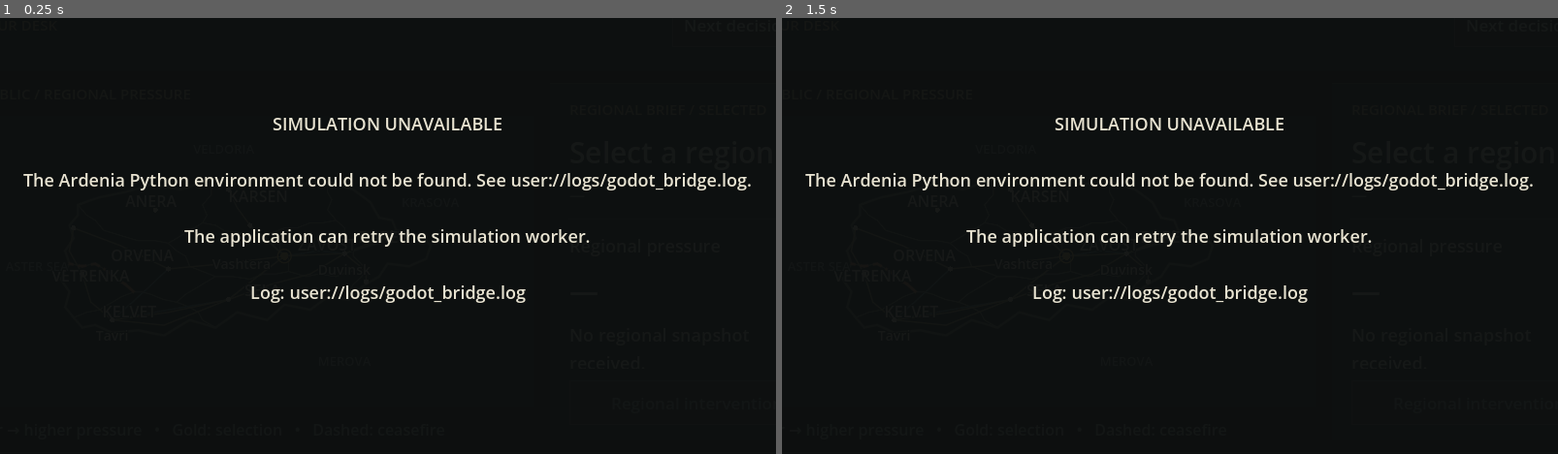
Above: before the commit, frames 1-2 (left to right).
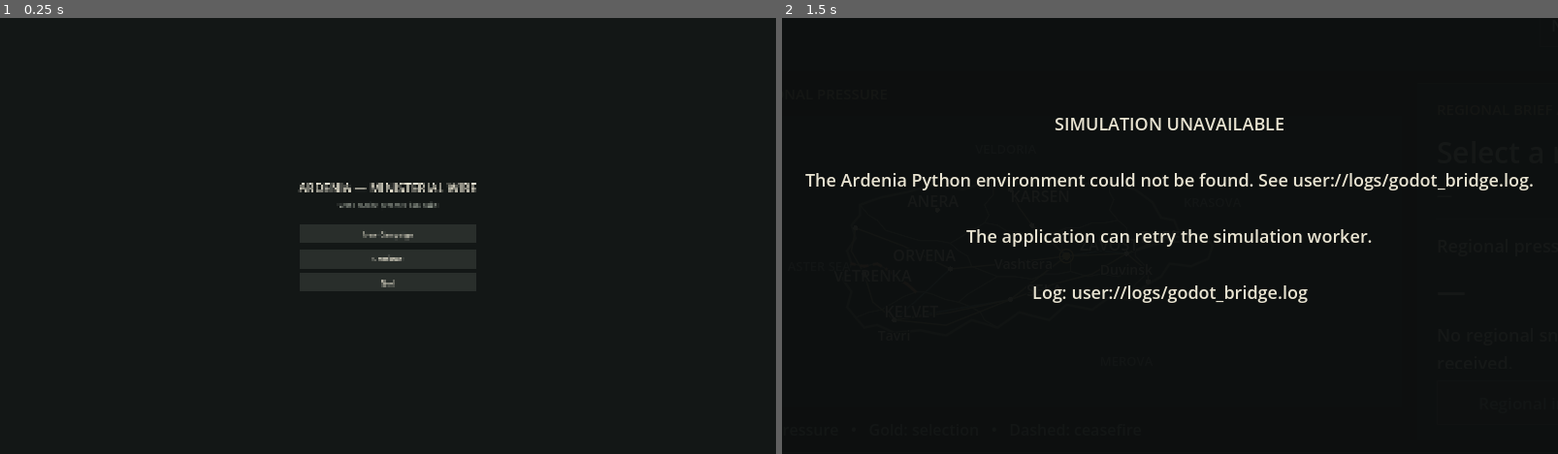
Above: after the commit, the same moments.

Repository: RatiOni/Political-Sim-Game
Game: Godot game, scene res://scenes/menu.tscn
Same seed, same stepped clock (60 frames per second), same inputs: the game is played once before the commit and once after it. Before the commit the project starts from res://scenes/main.tscn.
Inputs (mouse positions are in pixels of both pictures, inside the frame that each line leads up to):
- Up to frame 1 (0.25 s): no input
- Up to frame 2 (1.5 s): click (1170, 236) at 0.5 s, where only the run after the commit has a clickable "New Campaign"; click (1526, 22) at 1.25 s, where only the run before the commit has a clickable "Next decision N"

The runs differ from the first frame. In frame 1, 5.5% of the frame differs, in the area x 3-97%, y 22-66%; in frame 2, less than 0.1%.

Commit message:
feat(godot): add a main menu and visible save/load controls
Closes the gap between the G1 vertical slice and something a player can
actually launch and use: a New Campaign / Continue / Quit menu (run/main_scene),
plus Save/Load buttons in the header (previously F5/F9-only). Continue reuses
the existing bridge-recovery fallback to start fresh when no save exists yet.
Headless scene-test suite unaffected: 10/10 pass.

Diff:
--- a/godot/project.godot
+++ b/godot/project.godot
@@ -11,12 +11,13 @@
 [application]
 
 config/name="Ardenia — Ministerial Wire"
-run/main_scene="res://scenes/main.tscn"
+run/main_scene="res://scenes/menu.tscn"
 config/features=PackedStringArray("4.7")
 
 [autoload]
 
 SimulationBridge="*res://scripts/bridge/simulation_bridge.gd"
+GameFlow="*res://scripts/game_flow.gd"
 
 [display]
 
--- a/godot/scenes/main.tscn
+++ b/godot/scenes/main.tscn
@@ -108,6 +108,22 @@
 theme_type_variation = &"Section"
 text = "STATIC PREVIEW"
 
+[node name="SaveButton" type="Button" parent="Margin/Layout/Header"]
+custom_minimum_size = Vector2(72, 44)
+layout_mode = 2
+size_flags_vertical = 4
+disabled = true
+text = "Save"
+tooltip_text = "F5"
+
+[node name="LoadButton" type="Button" parent="Margin/Layout/Header"]
+custom_minimum_size = Vector2(72, 44)
+layout_mode = 2
+size_flags_vertical = 4
+disabled = true
+text = "Load"
+tooltip_text = "F9"
+
 [node name="DecisionRail" type="PanelContainer" parent="Margin/Layout"]
 layout_mode = 2
 
--- /dev/null
+++ b/godot/scenes/menu.tscn
@@ -0,0 +1,55 @@
+[gd_scene load_steps=3 format=3]
+
+[ext_resource type="Script" path="res://scripts/menu.gd" id="1"]
+[ext_resource type="Theme" path="res://theme/ardenia_theme.tres" id="2"]
+
+[node name="Menu" type="PanelContainer"]
+anchors_preset = 15
+anchor_right = 1.0
+anchor_bottom = 1.0
+grow_horizontal = 2
+grow_vertical = 2
+theme = ExtResource("2")
+theme_type_variation = &"App"
+script = ExtResource("1")
+
+[node name="Center" type="CenterContainer" parent="."]
+layout_mode = 2
+
+[node name="Layout" type="VBoxContainer" parent="Center"]
+layout_mode = 2
+theme_override_constants/separation = 12
+
+[node name="Title" type="Label" parent="Center/Layout"]
+layout_mode = 2
+theme_type_variation = &"Title"
+text = "ARDENIA — MINISTERIAL WIRE"
+horizontal_alignment = 1
+
+[node name="Subtitle" type="Label" parent="Center/Layout"]
+layout_mode = 2
+theme_type_variation = &"Muted"
+text = "Vertical-slice presentation build"
+horizontal_alignment = 1
+
+[node name="Spacer" type="Control" parent="Center/Layout"]
+custom_minimum_size = Vector2(0, 12)
+layout_mode = 2
+
+[node name="NewCampaignButton" type="Button" parent="Center/Layout"]
+unique_name_in_owner = true
+custom_minimum_size = Vector2(280, 48)
+layout_mode = 2
+text = "New Campaign"
+
+[node name="ContinueButton" type="Button" parent="Center/Layout"]
+unique_name_in_owner = true
+custom_minimum_size = Vector2(280, 48)
+layout_mode = 2
+text = "Continue"
+
+[node name="QuitButton" type="Button" parent="Center/Layout"]
+unique_name_in_owner = true
+custom_minimum_size = Vector2(280, 48)
+layout_mode = 2
+text = "Quit"
--- a/godot/scripts/app.gd
+++ b/godot/scripts/app.gd
@@ -32,7 +32,16 @@
 		_bridge = get_node("/root/SimulationBridge")
 	_bridge.connect("response_received", _on_response_received)
 	_bridge.connect("bridge_failed", _on_bridge_failed)
-	_submit("new_campaign")
+	find_child("SaveButton").pressed.connect(func(): _submit("save", {"slot": SAVE_SLOT}))
+	find_child("LoadButton").pressed.connect(func(): _submit("load", {"slot": SAVE_SLOT}))
+	if GameFlow.start_mode == "continue":
+		# Reuses the bridge-recovery fallback: if this client has no save
+		# under SAVE_SLOT, the load fails and _on_response_received falls
+		# back to new_campaign instead of surfacing an error.
+		_recovering = true
+		_submit("load", {"slot": SAVE_SLOT})
+	else:
+		_submit("new_campaign")
 
 func _process(delta: float) -> void:
 	if _paused or _request_id != 0 or _bridge_dead or snapshot.is_empty():
@@ -222,6 +231,8 @@
 		button.disabled = not ready
 		button.button_pressed = index + 1 == _speed
 	%RegionBrief.find_child("RegionAction").disabled = not ready or _selected_objective_id.is_empty()
+	find_child("SaveButton").disabled = not ready
+	find_child("LoadButton").disabled = not ready
 
 func _set_status(message: String) -> void:
 	find_child("PreviewStatus").text = message
--- /dev/null
+++ b/godot/scripts/game_flow.gd
@@ -0,0 +1,7 @@
+extends Node
+
+## Autoload. Set by the main menu before switching to the campaign scene;
+## App reads it once in _ready() to decide whether to start fresh or load
+## the client's own save. Defaults to "new" so loading main.tscn directly
+## (the headless scene test does this, bypassing the menu) is unchanged.
+var start_mode := "new"
--- /dev/null
+++ b/godot/scripts/menu.gd
@@ -0,0 +1,21 @@
+extends PanelContainer
+
+func _ready() -> void:
+	%NewCampaignButton.pressed.connect(_new_campaign)
+	%ContinueButton.pressed.connect(_continue_campaign)
+	%QuitButton.pressed.connect(_quit)
+
+func _new_campaign() -> void:
+	GameFlow.start_mode = "new"
+	get_tree().change_scene_to_file("res://scenes/main.tscn")
+
+func _continue_campaign() -> void:
+	# No save-existence check here: App already falls back to a fresh
+	# campaign if this client has no save to load (the same path bridge
+	# reconnection uses), so a first-time player pressing Continue just
+	# gets a new campaign rather than an error.
+	GameFlow.start_mode = "continue"
+	get_tree().change_scene_to_file("res://scenes/main.tscn")
+
+func _quit() -> void:
+	get_tree().quit()
